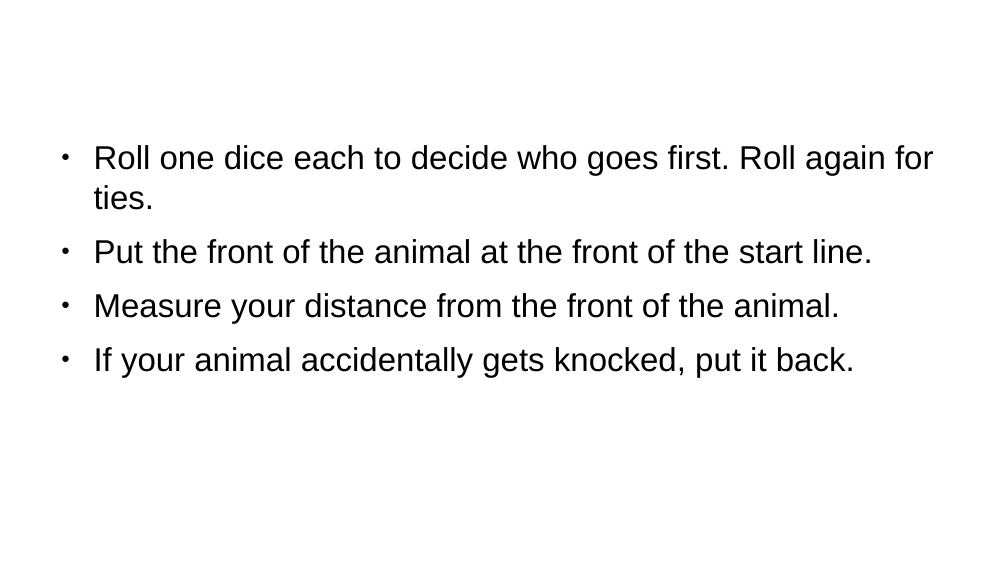
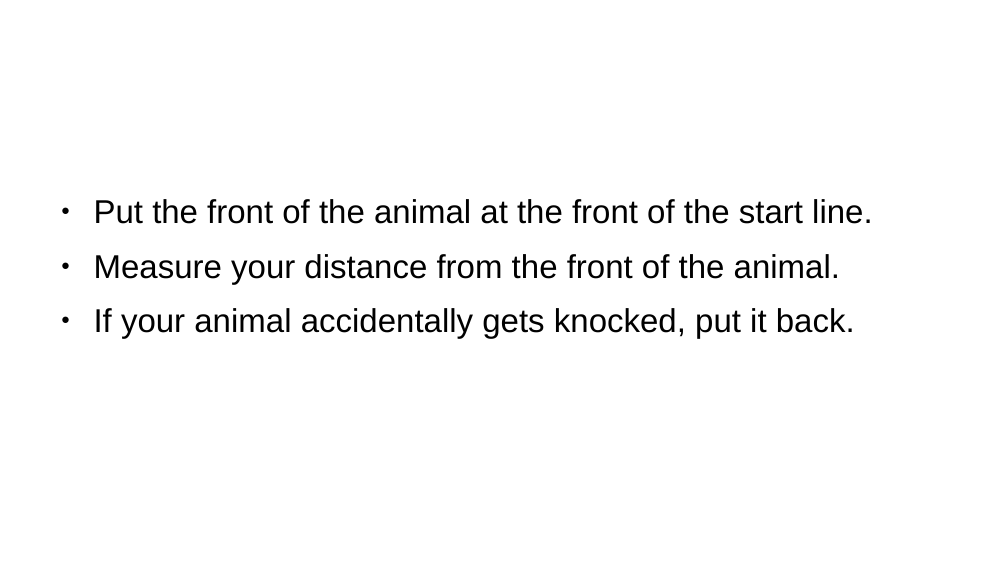
Before and after one commit to ajwills72/critical-thinking, a slide deck: slide 4 of src/distributions-samples.odp. Drawn at 1008x567 pixels with LibreOffice and Linux fonts; fonts in the diff are those of the drawing; background and template pictures are left out. Boxes give left, top, right and bottom in pixels: in the first picture for what was removed or moved away, otherwise in the second. Text is boxed around its words. In the diff, an @@ line names an element or a change of style, - is before the commit and + after.

```diff
--- a/src/distributions-samples.odp
+++ b/src/distributions-samples.odp
@@ text at (x1=94, y1=145, x2=933, y2=210): paragraph removed @@
-● Roll one dice each to decide who goes first. Roll again for ties.
```
Also in this commit, not shown: 5 other slides changed, 2 slides removed, 8 other files.
